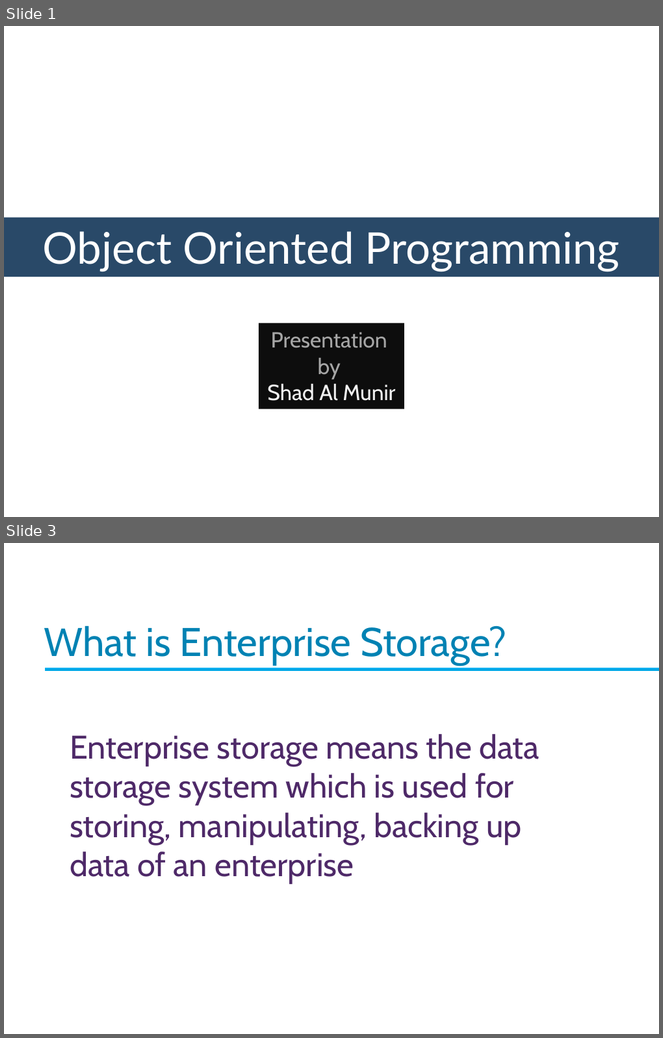
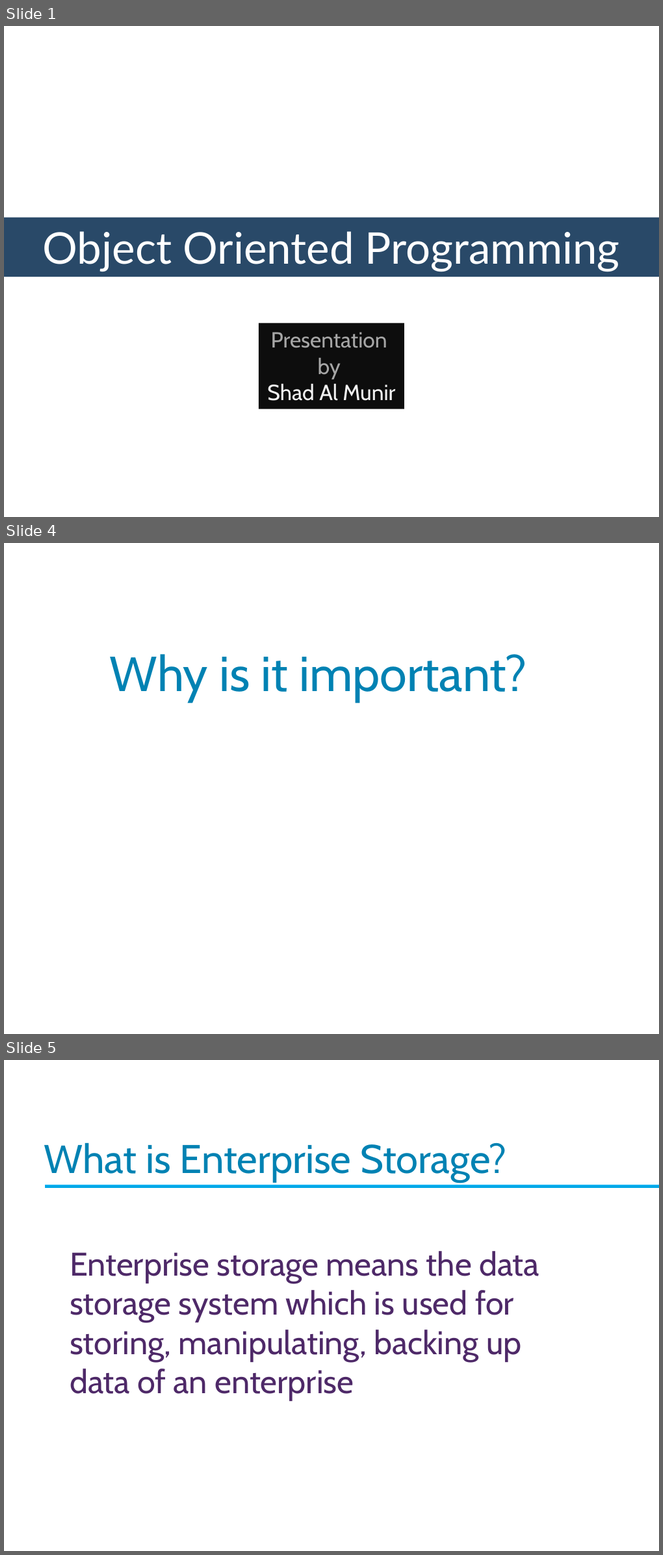
Before and after one commit to Imran4424/C-Plus-Plus-Object-Oriented, a slide deck: OOP.pptx. Shown one above the other, each under a label of ours: slides 1 and 3 before the commit, slides 1, 4 and 5 after it; the slides between them are not shown. The pictures are 663x1038 and 663x1555 pixels, drawn with LibreOffice and Linux fonts; fonts in the diff are those of the drawing; background and template pictures are left out. Boxes give left, top, right and bottom in pixels: in the first picture for what was removed or moved away, otherwise in the second. Text is boxed around its words. In the diff, an @@ line names an element or a change of style, - is before the commit and + after.

```diff
--- a/OOP.pptx
+++ b/OOP.pptx
@@ slide 4 added at (4,543,659,1034), background picture (left out) @@
@@ text added at (110,654,527,702), 54 pt, text #0083B3 @@
+Why is it important?
@@ what was slide 3 is now slide 5 @@
```
Also in this commit, not shown: 2 slides changed.
